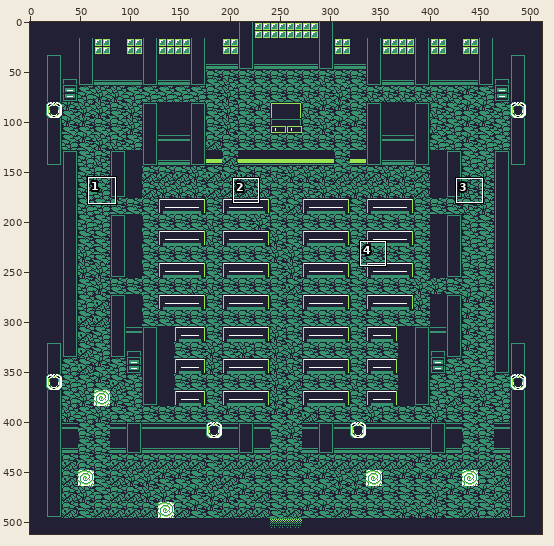
File history of a pixel-art file, Assets/Aseprite/ChurchM.aseprite. The first picture is a wide view before the edit; the outline marks the close-up.
Close-up. Before:
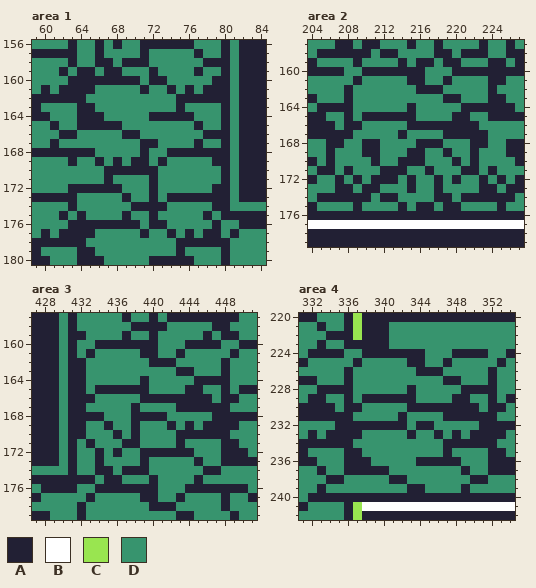
512x512 pixels, 1 frame. Shown: area 1: x 59..84, y 156..180; area 2: x 204..227, y 157..179; area 3: x 427..451, y 157..179; area 4: x 331..354, y 220..242. The commit also changed other parts of the picture, which this record leaves out.
Palette (. is transparent): A #222034  B #ffffff  C #99e550  D #37946e
Pixels before, area 1, first column x 59:
156 DDDDADDADADDAAAAAADDDADAAA
157 AAAAADDADDDDADDDDDADDADAAA
158 DDDDADDAADAAADDDDDDAAADAAA
159 DDDADAADAADDDADDDDADDADAAA
160 DDDDAAAAAAAADAADDDDDAADAAA
161 DADAAAADDDDDADDADADAAADAAA
162 AAAAAADDDDDDDDDDAAAAAADAAA
163 ADDDDAADDDDDDDDDADDDDADAAA
164 AADDDAAADDDDDAAAAADDDADAAA
165 DDADDAAAAADDDDDDDDADDADAAA
166 DDDAADDDDDAADDDDDDDAAADAAA
167 DDADDDDDDDDDAADDDDADDADAAA
168 AAAAAAADDDDDADDAAAAAAADAAA
169 DDDDADDADADAADADDDDDAADAAA
170 DDDDDDDDAAAAAADDDDDDDADAAA
171 DDDDDDDDADDDDADDDDDDDADAAA
172 DDDDAAAAAADDDADDDDDDAADAAA
173 AAAAADDDDDADDADAAAAAAADAAA
174 DDDDADDDDDDAAAADDDDDAADDDD
175 DDDADADDDDADDADDDDDADAAAAA
176 DDDDAAAAAAAADAADDDDDADDAAA
177 DADAAAADDDDDADDADADAADADDD
178 AAAAAADDDDDDDDDDAAAAAADDDD
179 ADDDDAADDDDDDDDDADDDDADDDD
180 AADDDAAADDDDDAAAAADDDADDDD
Pixels before, area 2, first column x 204:
157 DDDAADAADDDADDADDDDADDAD
158 DAAAAAADAADDDDAADAAADDAA
159 ADDDDADDDDADAADAADDDAADA
160 AAAADDAAAAAAADDDAAAAAAAA
161 DDDDDADDDDDAADDADDDDAADD
162 DDDDADDDDDDDAAADDDDDADDD
163 ADDDADDDDDDDDDDAADDDAADD
164 DAAAADDDDDDADDDDDAAAAAAD
165 AADDADAAAAAADDDDAADDAAAA
166 AAADAADDDDDAAAAAAAADDDDD
167 AAAAADDDDDADDDDAAAAADDDD
168 DDAADDAADDDDAAADDDAADDAA
169 DDADDDAADDDAADDADDADDDAA
170 ADADDDDADDAAADDDADADDDDA
171 DAADADDDAAADDADDDAADADDD
172 ADDADADAAADADDADADDADADA
173 DDDAADAADDDADDADDDDAADAA
174 DAAAAAADAADDDDAADAAAAAAD
175 ADDDDADDDDADAADAADDDDADD
176 AAAAAAAAAAAAAAAAAAAAAAAA
177 BBBBBBBBBBBBBBBBBBBBBBBB
178 AAAAAAAAAAAAAAAAAAAAAAAA
179 AAAAAAAAAAAAAAAAAAAAAAAA
Pixels before, area 3, first column x 427:
157 AAADADDDDDADDADAAAAAAAADD
158 AAADADDDDDDAAAADDDDDAADDD
159 AAADAADDDDADDADDDDDADAADD
160 AAADADDAAAAAAADDDAAAADDAA
161 AAADADADDDDDAADDADDDDDADD
162 AAADAADDDDDDDAAADDDDDADDD
163 AAADAADDDDDDDDDDAADDDADDD
164 AAADAADDDDDDADDDDDAAAADDD
165 AAADAADAAAAAADDDDAADDADAA
166 AAADAAADDDDDAAAAAAAADAADD
167 AAADAADDDDDADDDDAAAAAADDD
168 AAADAAAADDDAAAADDDDDAAAAA
169 AAADAADDADDADDDADADAAAADD
170 AAADAADDDADADDDDAAAAAADDD
171 AAADADADDDAADDDDADDDDAADD
172 AAADADDADADDAAAAAADDDAAAD
173 AAADADDADDDDADDDDDADDAAAA
174 DDDDADDAADAAADDDDDDAADDDD
175 AAAAAAADAADDDADDDDADDDDDD
176 DAAAADDAAAAAAADDDAAAAAAAD
177 ADDDDDADDDDDAADDADDDDADDA
178 DDDDDADDDDDDDAAADDDDDADDD
179 AADDDADDDDDDDDDDAADDDDADD
Pixels before, area 4, first column x 331:
220 AADDDACAAAAAAAAAAAAAAAAA
221 DDADDACAAADDDDDDDDDDDDDD
222 DDDAAACAAADDDDDDDDDDDDDD
223 DDADDAAAAADDDDDDDDDDDDDD
224 DAAAADDAAAAAAADDDAAAADDA
225 ADDDDDADDDDDAADDADDDDDAD
226 DDDDDADDDDDDDAAADDDDDADD
227 AADDDADDDDDDDDDDAADDDADD
228 DDAAAADDDDDDADDDDDAAAADD
229 DAADDADAAAAAADDDDAADDADA
230 AAAADAADDDDDAAAAAAAADAAD
231 AAAAAADDDDDADDDDAAAAAADD
232 DDDDAAAAAAAADAADDDDDAAAA
233 DADAAAADDDDDADDADADAAAAD
234 AAAAAADDDDDDDDDDAAAAAADD
235 ADDDDAADDDDDDDDDADDDDAAD
236 AADDDAAADDDDDAAAAADDDAAA
237 DDADDAAAAADDDDDDDDADDAAA
238 DDDAADDDDDAADDDDDDDAADDD
239 DDADDDDDDDDDAADDDDADDDDD
240 DAAAAAAAAAAAAAAAAAAAAAAA
241 ADDDDACBBBBBBBBBBBBBBBBB
242 DDDDDACAAAAAAAAAAAAAAAAA
And afterwards:
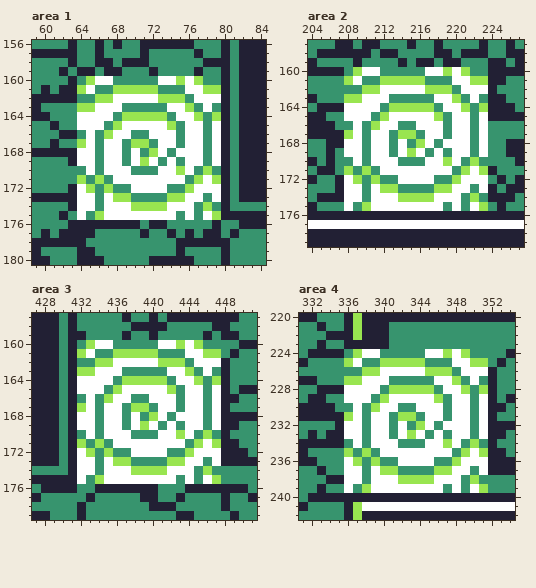
The exact change:
Changed rows in their new state; - is an unchanged pixel.
Area 1, layer "16":
first column x 64:
160 DCBBDDD-DBBCBC-D
161 CB--CCCCC-D-BBCC
162 D-CCBBBBBCCCDBBB
163 CCBBB-----BBC-B-
164 BBBB-CCCCCDBBC-C
165 BBBDCBBBBBC-BB-B
166 -B-CBBD-BBB-BBDB
167 CB-BB-CCDBB-BB-B
168 BB-BB-BDCBDBBBDB
169 BBDBB-BCBDB-BB-B
170 -B-BBBDDDBBCB-C-
171 C-CDBBBBBBBB-CBC
172 BCDCD-BBBB--CBBB
173 BB-BCC--D-CCBBDB
174 BB-BBBCCCCBBB-CD
175 B-CBBBBBBBB-B-BC
Area 2, layer "16":
first column x 208:
160 -CBBDDDDDBBCBCDD
161 CB--CCCCC--DBBCC
162 D-CCBBBBBCCC-BBB
163 CCBBB-----BBC-B-
164 BBBB-CCCCC-BBCDC
165 BBBDCBBBBBC-BB-B
166 DB-CBB-DBBBDBBDB
167 CB-BB-CC-BBDBBDB
168 BBDBB-B-CBDBBBDB
169 BBDBB-BCB-BDBBDB
170 -B-BBBDDDBBCB-C-
171 C-C-BBBBBBBB-CBC
172 BC-CDDBBBBD-CBBB
173 BBDBCC-D--CCBB-B
174 BBDBBBCCCCBBBDCD
175 BDCBBBBBBBBDB-BC
Area 3, layer "16":
first column x 432:
160 -CBBDDDDDBBCBCDD
161 CB--CCCCC--DBBCC
162 D-CCBBBBBCCC-BBB
163 CCBBB-----BBC-B-
164 BBBB-CCCCC-BBCDC
165 BBBDCBBBBBC-BB-B
166 DB-CBB-DBBBDBBDB
167 CB-BB-CC-BBDBBDB
168 BBDBB-BDCB-BBB-B
169 BB-BB-BCB-B-BBDB
170 DB-BBBD--BBCBDCD
171 CDC-BBBBBBBB-CBC
172 BCDCD-BBBBDDCBBB
173 BBDBCC-D--CCBB-B
174 BBDBBBCCCCBBB-CD
175 BDCBBBBBBBB-BDBC
Area 4, layer "16":
first column x 336:
224 -CBBDDDDDBBCBCDD
225 CB--CCCCC--DBBCC
226 D-CCBBBBBCCC-BBB
227 CCBBB-----BBC-B-
228 BBBB-CCCCC-BBCDC
229 BBBDCBBBBBC-BB-B
230 DB-CBB-DBBBDBBDB
231 CB-BB-CC-BBDBBDB
232 BBDBBDB-CB-BBB-B
233 BB-BB-BCB-B-BBDB
234 DB-BBB---BBCBDCD
235 CDC-BBBBBBBB-CBC
236 BCDC--BBBBDDCBBB
237 BBDBCC----CCBB-B
238 BB-BBBCCCCBBB-CD
239 B-CBBBBBBBB-BDBC
Pixel boxes of the changes (left, top, right, bottom) in both close-ups:
changed: (77, 76, 221, 220)
changed: (344, 67, 488, 211)
changed: (77, 340, 221, 484)
changed: (344, 349, 488, 493)
